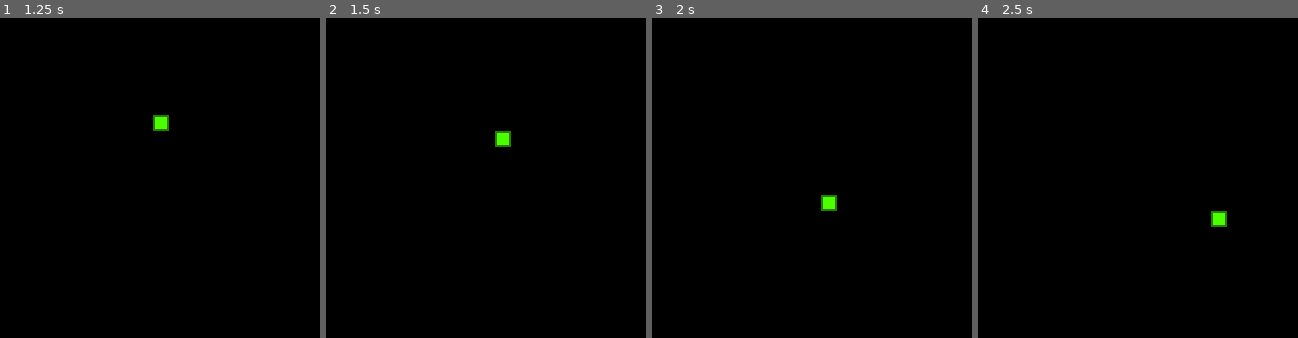
Above: before the commit, frames 1-4 (left to right).
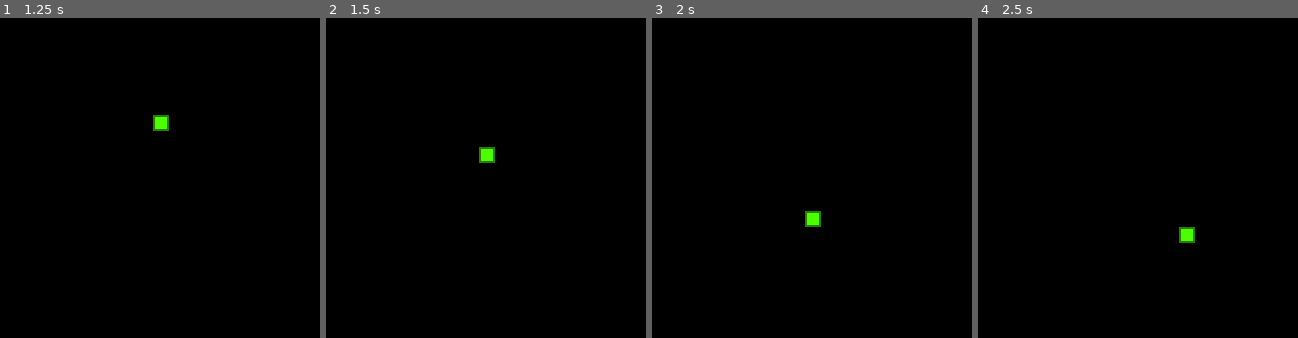
Above: after the commit, the same moments.

Repository: chad-steadman/godot-snake
Game: Godot game, scene res://scenes/Main.tscn
Same seed, same stepped clock (60 frames per second), same inputs: the game is played once before the commit and once after it.
Inputs:
- Up to frame 1 (1.25 s): tap Enter at 0.5 s; hold Right (ui_right) from 0.53 s (still down); hold Space from 0.53 s (still down)
- Up to frame 2 (1.5 s): release Right (ui_right) at 1.28 s; release Space at 1.28 s; hold Down (ui_down) from 1.28 s (still down); tap Space at 1.35 s
- Up to frame 3 (2 s): keep holding Down (ui_down); tap Space at 1.52, 1.82 s
- Up to frame 4 (2.5 s): release Down (ui_down) at 2.03 s; hold Right (ui_right) from 2.03 s (still down); hold Space from 2.03 s (still down)
The pictures show only the part of the screen within x 26-76%, y 47-97%; the shares and areas given below are measured in that part.

Frame 1 is identical in both runs. In frame 2, 0.5% of the frame differs, in the area x 47-58%, y 35-46%; in frame 3, 0.5%; in frame 4, 0.5%.

Commit message:
Fixed broken Snake sprites when teleporting

Diff:
--- a/scenes/Snake.tscn
+++ b/scenes/Snake.tscn
@@ -9,7 +9,7 @@
 "_edit_lock_": true
 }
 BodySegment = ExtResource( 2 )
-speed = 0.1
+speed = 0.12
 step_size = Vector2( 16, 16 )
 
 [node name="MoveTimer" type="Timer" parent="."]
--- a/scripts/Snake.gd
+++ b/scripts/Snake.gd
@@ -104,6 +104,10 @@
 			direction = input_direction
 
 	# DEBUG
+	elif Input.is_key_pressed(KEY_SPACE):
+		self.stop()
+
+	# DEBUG
 	self.debug_refresh_current_stats()
 
 
@@ -191,11 +195,21 @@
 
 
 func connect_sprites(segment, previous_segment, next_segment=null):
-	var direction_prev = segment.position.direction_to(previous_segment.position)
+	var direction_prev = segment.get_position().direction_to(previous_segment.get_position())
+	var distance_prev = segment.get_position().distance_to(previous_segment.get_position())
+
 	var direction_next = Vector2.ZERO
+	var distance_next = 0
 
 	if next_segment != null:
-		direction_next = segment.position.direction_to(next_segment.position)
+		direction_next = segment.get_position().direction_to(next_segment.get_position())
+		distance_next = segment.get_position().distance_to(next_segment.get_position())
+
+	# Check for teleporting snake pieces and adjust directions in the x or y axis
+	if distance_prev > step_size.x or distance_prev > step_size.y:
+		direction_prev *= -1
+	if distance_next > step_size.x or distance_next > step_size.y:
+		direction_next *= -1
 
 	# Adjust sprites depending on 1 of 10 combinations of body segments
 	match direction_prev + direction_next:
Not shown: 3 places in scenes/Stage.tscn that only renumber resources
